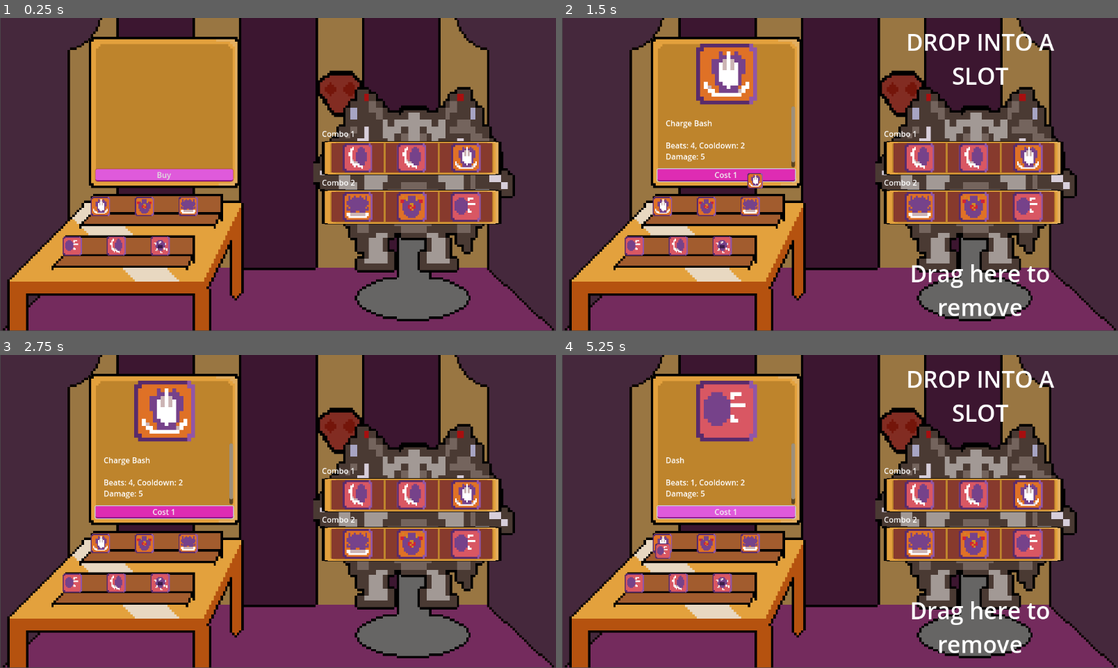
Above: before the commit, frames 1-4 (two rows, left to right).
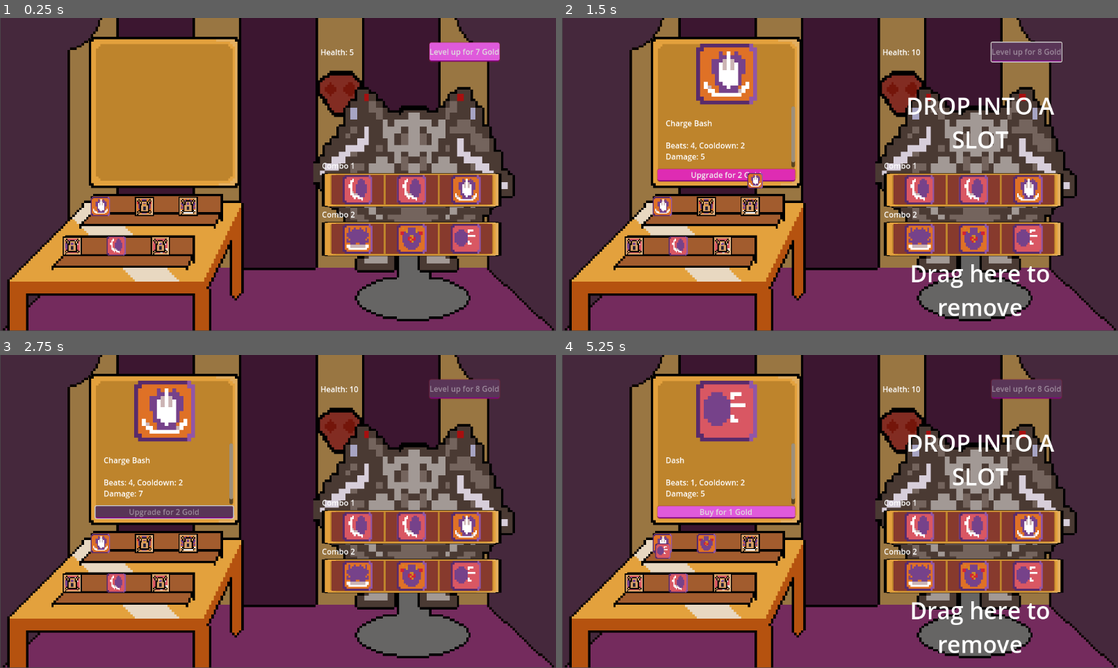
Above: after the commit, the same moments.

Repository: DevFTB/GMTK2023
Game: Godot game, scene res://level/gui/combo_screen.tscn
The game is run twice, just before and just after one commit, with the same random seed, the same clock (stepped at 60 frames per second) and the same inputs. This scene is started directly instead of the project's main scene.
Inputs (mouse positions are in pixels of both pictures, inside the frame that each line leads up to):
- Up to frame 1 (0.25 s): no input
- Up to frame 2 (1.5 s): click "Buy" (after the commit: "Level up for 7 Gold") at 0.5 s; tap Enter at 1.25 s; drag from (673, 205) to (895, 105) at 1.27 s
- Up to frame 3 (2.75 s): click (166, 511) at 2 s, where only the run before the commit has a clickable "Cost 1"
- Up to frame 4 (5.25 s): tap Space at 2.75, 5 s; drag from (717, 542) to (812, 574) at 2.77 s; click (728, 511) at 3.5 s, where only the run after the commit has a clickable "Buy for 1 Gold"; tap Enter at 4.25 s; move the mouse to (762, 542) at 4.27 s; press the mouse at (762, 542) at 4.28 s; hold D (move_right) 4.28-5 s; release the mouse at (762, 542) at 5 s; drag from (645, 583) to (673, 464) at 5.02 s

The runs differ from the first frame. In frame 1, 14% of the frame differs, in the area x 11-91%, y 7-77%; in frame 2, 14%, in the area x 11-91%, y 4-77%; in frame 3, 14%; in frame 4, 14%.

Commit message:
shop

Diff:
--- a/entities/boss/Boss.gd
+++ b/entities/boss/Boss.gd
@@ -10,10 +10,14 @@
 @export var prefix_path = "res://entities/boss/boss_name/prefixes.txt"
 @export var suffix_path = "res://entities/boss/boss_name/suffixes.txt"
 
+@export var boss_stats: BossStats
+
 var health
 var movement_dir = Vector2.ZERO
 var active_combo : Node2D
 var names
+
+
 
 func _ready():
 	health = max_health
--- /dev/null
+++ b/entities/boss/BossStats.gd
@@ -0,0 +1,47 @@
+extends Resource
+class_name BossStats
+
+signal level_changed()
+signal gold_changed()
+
+@export var level = 1
+@export var level_scaling = 1.3
+@export var base_level_gold_cost = 5.0
+@export var health_per_level = 5
+@export var starting_gold = 10:
+	set(value):
+		starting_gold = value
+		gold = starting_gold
+
+var gold = 0:
+	set(value):
+		gold = value
+		gold_changed.emit()
+
+func _init(p_level = 1, p_level_scaling = 1.3, p_base_level_gold_cost = 5.0, p_starting_gold = 1):
+	level = p_level
+	level_scaling = p_level_scaling
+	base_level_gold_cost = p_base_level_gold_cost
+	starting_gold = p_starting_gold
+
+func get_level_cost() -> int:
+	return round(pow(level_scaling, level) * base_level_gold_cost)
+
+func level_up():
+	if can_spend_gold(get_level_cost()):
+		spend_gold(get_level_cost())
+		level += 1
+		level_changed.emit()
+	pass
+
+func add_gold(amnt: int):
+	gold += amnt
+
+func can_spend_gold(amnt: int):
+	return gold >= amnt
+
+func spend_gold(amnt: int):
+	gold -= amnt
+
+func get_health():
+	return health_per_level * level
--- a/entities/boss/action/BossAction.gd
+++ b/entities/boss/action/BossAction.gd
@@ -22,10 +22,12 @@
 @export var gold_cost = 1
 @export var is_locked = true
 
+@export var max_level = 3
 @export var level = 1
 @export var level_scaling = 2
 @export var base_damage = 5
 
+@export var upgrade_scaling = 1.5
 
 func _init(p_action_name = "New Action", p_action_scene = null, p_action_icon = null, p_amount_of_beats = 1, p_amount_of_cooldown_beats = 0, p_hold_action = false):
 	action_name  = p_action_name
@@ -38,3 +40,13 @@
 
 func get_damage() -> int:
 	return base_damage + (level - 1) * level_scaling
+
+func can_upgrade() -> bool :
+	return level < max_level
+
+func get_upgrade_cost():
+	return round(pow(upgrade_scaling, level) * gold_cost)
+
+func upgrade() -> void:
+	if level < max_level:
+		level += 1
--- a/entities/boss/action/boss_action_charge_bash.tres
+++ b/entities/boss/action/boss_action_charge_bash.tres
@@ -11,6 +11,7 @@
 [resource]
 script = ExtResource("1_u55ih")
 action_name = "Charge Bash"
+action_description = ""
 action_scene = ExtResource("1_5gl47")
 action_icon = SubResource("AtlasTexture_uejse")
 amount_of_beats = 4
@@ -20,4 +21,9 @@
 sustain_animation = ""
 hit_animation = ""
 gold_cost = 1
-is_locked = true
+is_locked = false
+max_level = 3
+level = 1
+level_scaling = 2
+base_damage = 5
+upgrade_scaling = 1.5
--- a/entities/boss/action/combustion/boss_action_combustion.tres
+++ b/entities/boss/action/combustion/boss_action_combustion.tres
@@ -11,6 +11,7 @@
 [resource]
 script = ExtResource("1_n2svb")
 action_name = "Combustion"
+action_description = ""
 action_scene = ExtResource("1_i5dx0")
 action_icon = SubResource("AtlasTexture_38kle")
 amount_of_beats = 8
@@ -21,3 +22,8 @@
 hit_animation = "combustion_hit"
 gold_cost = 1
 is_locked = true
+max_level = 3
+level = 1
+level_scaling = 2
+base_damage = 5
+upgrade_scaling = 1.5
--- a/entities/boss/action/dash/boss_action_dash.tres
+++ b/entities/boss/action/dash/boss_action_dash.tres
@@ -11,6 +11,7 @@
 [resource]
 script = ExtResource("2_l5ti2")
 action_name = "Dash"
+action_description = ""
 action_scene = ExtResource("1_ih847")
 action_icon = SubResource("AtlasTexture_54mde")
 amount_of_beats = 1
@@ -21,3 +22,8 @@
 hit_animation = ""
 gold_cost = 1
 is_locked = true
+max_level = 3
+level = 1
+level_scaling = 2
+base_damage = 5
+upgrade_scaling = 1.5
--- a/entities/boss/action/roar/boss_action_roar.tres
+++ b/entities/boss/action/roar/boss_action_roar.tres
@@ -22,6 +22,8 @@
 hit_animation = ""
 gold_cost = 1
 is_locked = true
+max_level = 3
 level = 1
 level_scaling = 2
 base_damage = 5
+upgrade_scaling = 1.5
--- a/entities/boss/action/slam/boss_action_slam.tres
+++ b/entities/boss/action/slam/boss_action_slam.tres
@@ -11,6 +11,7 @@
 [resource]
 script = ExtResource("1_yttbp")
 action_name = "Slam"
+action_description = ""
 action_scene = ExtResource("1_1h8y3")
 action_icon = SubResource("AtlasTexture_oywrn")
 amount_of_beats = 4
@@ -21,3 +22,8 @@
 hit_animation = "slam_hit"
 gold_cost = 1
 is_locked = true
+max_level = 3
+level = 1
+level_scaling = 2
+base_damage = 5
+upgrade_scaling = 1.5
--- a/entities/boss/action/swipe/boss_action_swipe.tres
+++ b/entities/boss/action/swipe/boss_action_swipe.tres
@@ -11,6 +11,7 @@
 [resource]
 script = ExtResource("2_d2goo")
 action_name = "Swipe"
+action_description = ""
 action_scene = ExtResource("1_sro56")
 action_icon = SubResource("AtlasTexture_c47qb")
 amount_of_beats = 1
@@ -21,3 +22,8 @@
 hit_animation = ""
 gold_cost = 1
 is_locked = false
+max_level = 3
+level = 1
+level_scaling = 2
+base_damage = 5
+upgrade_scaling = 1.5
--- /dev/null
+++ b/entities/boss/boss_stats.tres
@@ -0,0 +1,11 @@
+[gd_resource type="Resource" script_class="BossStats" load_steps=2 format=3 uid="uid://bp42206cq1np4"]
+
+[ext_resource type="Script" path="res://entities/boss/BossStats.gd" id="1_govjl"]
+
+[resource]
+script = ExtResource("1_govjl")
+level = 1
+level_scaling = 1.3
+base_level_gold_cost = 5.0
+health_per_level = 5
+starting_gold = 10
--- /dev/null
+++ b/level/gui/ActionComboScreen.gd
@@ -0,0 +1,14 @@
+extends Control
+
+@export var boss_stats : BossStats
+
+func _on_action_detail_bought(action: BossAction):
+	boss_stats.spend_gold(action.gold_cost)
+	action.is_locked = false
+	pass # Replace with function body.
+
+
+func _on_action_detail_upgraded(action: BossAction):
+	boss_stats.spend_gold(action.get_upgrade_cost())
+	action.upgrade()
+	pass # Replace with function body.
--- a/level/gui/ActionDetailGUI.gd
+++ b/level/gui/ActionDetailGUI.gd
@@ -4,13 +4,21 @@
 
 @onready var icon_rect = $MarginContainer/VBoxContainer/Control/TextureRect
 @onready var description_label = $MarginContainer/VBoxContainer/RichTextLabel
-@onready var buy_button = $MarginContainer/VBoxContainer/Button
+@onready var buy_button = $MarginContainer/VBoxContainer/BuyButton
+@onready var upgrade_button = $MarginContainer/VBoxContainer/UpgradeButton
+
+signal bought(action: Action)
+signal upgraded(action: Action)
+
+var current_action = null
+
 func _ready():
 	for ai in action_icons:
 		ai.selected.connect(_on_action_icon_selected)
 	pass
 
 func _on_action_icon_selected(action : BossAction):
+	current_action = action
 	display_details(action)
 	pass
 
@@ -31,7 +39,26 @@
 	description_label.text = description
 
 	buy_button.visible = action.is_locked
-	buy_button.text = "Cost " + str(action.gold_cost)
+	buy_button.text = "Buy for " + str(action.gold_cost) + " Gold"
+
+	upgrade_button.visible = not action.is_locked and action.can_upgrade()
+	upgrade_button.disabled = not owner.boss_stats.can_spend_gold(action.get_upgrade_cost())
+	upgrade_button.text = "Upgrade for " + str(action.get_upgrade_cost()) + " Gold"
+
+	pass
 
 
-	pass
+func _on_buy_button_pressed():
+	bought.emit(current_action)
+	display_details(current_action)
+
+	for ai in action_icons:
+		if ai.action == current_action:
+			ai.update_gui()
+	pass # Replace with function body.
+
+
+func _on_upgrade_button_pressed():
+	upgraded.emit(current_action)
+	display_details(current_action)
+	pass # Replace with function body.
--- /dev/null
+++ b/level/gui/BossLevelGUI.gd
@@ -0,0 +1,22 @@
+extends Control
+
+@onready var health_label = $HBoxContainer/Label
+@onready var upgrade_button = $HBoxContainer/Button
+
+func _ready():
+	owner.boss_stats.level_changed.connect(update_gui)
+	owner.boss_stats.gold_changed.connect(update_gui)
+	update_gui()
+
+
+func update_gui():
+	print("updating")
+	var bs =owner.boss_stats
+	health_label.text = "Health: %s" % str(bs.get_health())
+	upgrade_button.text = "Level up for %s Gold" % str(bs.get_level_cost())
+	upgrade_button.disabled = not bs.can_spend_gold(bs.get_level_cost())
+
+
+func _on_button_pressed():
+	owner.boss_stats.level_up()
+	pass # Replace with function body.
--- a/level/gui/combo/ActionIcon.gd
+++ b/level/gui/combo/ActionIcon.gd
@@ -9,6 +9,7 @@
 
 func update_gui():
 	$TextureRect.texture = action.action_icon
+	$LockTextureRect.visible = action.is_locked
 	pass
 
 func _get_drag_data(at_position):
--- a/level/gui/combo/action_icon.tscn
+++ b/level/gui/combo/action_icon.tscn
@@ -1,6 +1,7 @@
-[gd_scene load_steps=2 format=3 uid="uid://bt6wo80lia41b"]
+[gd_scene load_steps=3 format=3 uid="uid://bt6wo80lia41b"]
 
 [ext_resource type="Script" path="res://level/gui/combo/ActionIcon.gd" id="1_qbfpl"]
+[ext_resource type="Texture2D" uid="uid://do70ipe8lnfs8" path="res://level/gui/combo/lock.png" id="2_b4xjj"]
 
 [node name="ActionIcon" type="Control" groups=["action_icon"]]
 layout_mode = 3
@@ -13,4 +14,11 @@
 offset_right = 40.0
 offset_bottom = 40.0
 
+[node name="LockTextureRect" type="TextureRect" parent="."]
+visible = false
+layout_mode = 0
+offset_right = 40.0
+offset_bottom = 40.0
+texture = ExtResource("2_b4xjj")
+
 [connection signal="gui_input" from="." to="." method="_on_gui_input"]
--- a/level/gui/combo_screen.tscn
+++ b/level/gui/combo_screen.tscn
@@ -1,8 +1,10 @@
-[gd_scene load_steps=18 format=3 uid="uid://dbmmaoubp84nk"]
+[gd_scene load_steps=21 format=3 uid="uid://dbmmaoubp84nk"]
 
 [ext_resource type="Theme" uid="uid://pjssvnja6jwk" path="res://level/gui/theme.tres" id="1_vjwwo"]
 [ext_resource type="Texture2D" uid="uid://de2pmqri8aphu" path="res://level/gui/combo/combo-gui.png" id="2_nf7cs"]
+[ext_resource type="Script" path="res://level/gui/ActionComboScreen.gd" id="2_qx7gi"]
 [ext_resource type="Script" path="res://level/gui/ActionDetailGUI.gd" id="3_iujw7"]
+[ext_resource type="Resource" uid="uid://bp42206cq1np4" path="res://entities/boss/boss_stats.tres" id="3_kghw0"]
 [ext_resource type="PackedScene" uid="uid://bt6wo80lia41b" path="res://level/gui/combo/action_icon.tscn" id="4_a2wte"]
 [ext_resource type="Resource" uid="uid://c8dyby4o78s43" path="res://entities/boss/action/boss_action_charge_bash.tres" id="5_1d81f"]
 [ext_resource type="Resource" uid="uid://da1nvew4jbd0v" path="res://entities/boss/action/combustion/boss_action_combustion.tres" id="6_rov48"]
@@ -13,6 +15,7 @@
 [ext_resource type="Script" path="res://level/gui/ComboSelectGUI.gd" id="11_d5vuo"]
 [ext_resource type="Script" path="res://level/gui/DragVisibleControl.gd" id="12_3xump"]
 [ext_resource type="PackedScene" uid="uid://bwmaqrqk5phnk" path="res://level/gui/combo/combo_action_slot.tscn" id="13_64gvp"]
+[ext_resource type="Script" path="res://level/gui/BossLevelGUI.gd" id="13_vof31"]
 [ext_resource type="Resource" uid="uid://ddhkk175dkckf" path="res://entities/boss/combo/combo_1.tres" id="14_x6njt"]
 [ext_resource type="Resource" uid="uid://by12hxe7vrgxt" path="res://entities/boss/combo/combo_2.tres" id="15_6bjcn"]
 [ext_resource type="Script" path="res://level/gui/DragBin.gd" id="16_oqdqu"]
@@ -30,6 +33,8 @@
 grow_horizontal = 2
 grow_vertical = 2
 theme = ExtResource("1_vjwwo")
+script = ExtResource("2_qx7gi")
+boss_stats = ExtResource("3_kghw0")
 
 [node name="TextureRect" type="TextureRect" parent="."]
 layout_mode = 1
@@ -112,9 +117,15 @@
 layout_mode = 2
 size_flags_vertical = 3
 
-[node name="Button" type="Button" parent="HBoxContainer/ActionSelect/VBoxContainer/Control/ActionDetail/MarginContainer/VBoxContainer"]
+[node name="BuyButton" type="Button" parent="HBoxContainer/ActionSelect/VBoxContainer/Control/ActionDetail/MarginContainer/VBoxContainer"]
+visible = false
 layout_mode = 2
 text = "Buy"
+
+[node name="UpgradeButton" type="Button" parent="HBoxContainer/ActionSelect/VBoxContainer/Control/ActionDetail/MarginContainer/VBoxContainer"]
+visible = false
+layout_mode = 2
+text = "Upgrade for Cost"
 
 [node name="Control2" type="Control" parent="HBoxContainer/ActionSelect/VBoxContainer"]
 layout_mode = 2
@@ -158,12 +169,49 @@
 layout_mode = 2
 action = ExtResource("10_s2uvw")
 
-[node name="ComboSelect" type="Control" parent="HBoxContainer"]
+[node name="VBoxContainer" type="VBoxContainer" parent="HBoxContainer"]
 layout_mode = 2
 size_flags_horizontal = 3
+
+[node name="BossLevel" type="Control" parent="HBoxContainer/VBoxContainer"]
+layout_mode = 2
+size_flags_vertical = 3
+script = ExtResource("13_vof31")
+
+[node name="HBoxContainer" type="HBoxContainer" parent="HBoxContainer/VBoxContainer/BossLevel"]
+layout_mode = 1
+anchors_preset = 14
+anchor_top = 0.5
+anchor_right = 1.0
+anchor_bottom = 0.5
+offset_left = 85.0
+offset_top = -13.0
+offset_right = -118.0
+offset_bottom = 26.0
+grow_horizontal = 2
+grow_vertical = 2
+
+[node name="Label" type="Label" parent="HBoxContainer/VBoxContainer/BossLevel/HBoxContainer"]
+layout_mode = 2
+size_flags_stretch_ratio = 2.0
+text = "Current Boss Health: 1"
+
+[node name="Control" type="Control" parent="HBoxContainer/VBoxContainer/BossLevel/HBoxContainer"]
+layout_mode = 2
+size_flags_horizontal = 3
+
+[node name="Button" type="Button" parent="HBoxContainer/VBoxContainer/BossLevel/HBoxContainer"]
+layout_mode = 2
+text = "Upgrade for 1 Gold"
+
+[node name="ComboSelect" type="Control" parent="HBoxContainer/VBoxContainer"]
+layout_mode = 2
+size_flags_horizontal = 3
+size_flags_vertical = 3
+size_flags_stretch_ratio = 4.0
 script = ExtResource("11_d5vuo")
 
-[node name="Control2" type="Control" parent="HBoxContainer/ComboSelect"]
+[node name="Control2" type="Control" parent="HBoxContainer/VBoxContainer/ComboSelect"]
 layout_mode = 1
 anchors_preset = 5
 anchor_left = 0.5
@@ -173,7 +221,7 @@
 offset_bottom = 169.0
 grow_horizontal = 2
 
-[node name="Label" type="Label" parent="HBoxContainer/ComboSelect/Control2"]
+[node name="Label" type="Label" parent="HBoxContainer/VBoxContainer/ComboSelect/Control2"]
 visible = false
 layout_mode = 1
 anchors_preset = 15
@@ -188,7 +236,7 @@
 autowrap_mode = 2
 script = ExtResource("12_3xump")
 
-[node name="Control" type="VBoxContainer" parent="HBoxContainer/ComboSelect"]
+[node name="Control" type="VBoxContainer" parent="HBoxContainer/VBoxContainer/ComboSelect"]
 layout_mode = 1
 anchors_preset = 14
 anchor_top = 0.5
@@ -201,22 +249,22 @@
 grow_horizontal = 2
 grow_vertical = 2
 
-[node name="VBoxContainer" type="VBoxContainer" parent="HBoxContainer/ComboSelect/Control"]
-layout_mode = 2
-size_flags_vertical = 3
-
-[node name="Label" type="Label" parent="HBoxContainer/ComboSelect/Control/VBoxContainer"]
+[node name="VBoxContainer" type="VBoxContainer" parent="HBoxContainer/VBoxContainer/ComboSelect/Control"]
+layout_mode = 2
+size_flags_vertical = 3
+
+[node name="Label" type="Label" parent="HBoxContainer/VBoxContainer/ComboSelect/Control/VBoxContainer"]
 layout_mode = 2
 text = "Combo 1"
 
-[node name="Control" type="PanelContainer" parent="HBoxContainer/ComboSelect/Control/VBoxContainer"]
-layout_mode = 2
-size_flags_vertical = 3
-
-[node name="Control" type="Control" parent="HBoxContainer/ComboSelect/Control/VBoxContainer/Control"]
-layout_mode = 2
-
-[node name="HBoxContainer" type="HBoxContainer" parent="HBoxContainer/ComboSelect/Control/VBoxContainer/Control/Control"]
+[node name="Control" type="PanelContainer" parent="HBoxContainer/VBoxContainer/ComboSelect/Control/VBoxContainer"]
+layout_mode = 2
+size_flags_vertical = 3
+
+[node name="Control" type="Control" parent="HBoxContainer/VBoxContainer/ComboSelect/Control/VBoxContainer/Control"]
+layout_mode = 2
+
+[node name="HBoxContainer" type="HBoxContainer" parent="HBoxContainer/VBoxContainer/ComboSelect/Control/VBoxContainer/Control/Control"]
 layout_mode = 1
 anchors_preset = 15
 anchor_right = 1.0
@@ -228,36 +276,36 @@
 grow_horizontal = 2
 grow_vertical = 2
 
-[node name="ComboActionSlot" parent="HBoxContainer/ComboSelect/Control/VBoxContainer/Control/Control/HBoxContainer" instance=ExtResource("13_64gvp")]
+[node name="ComboActionSlot" parent="HBoxContainer/VBoxContainer/ComboSelect/Control/VBoxContainer/Control/Control/HBoxContainer" instance=ExtResource("13_64gvp")]
 layout_mode = 2
 combo = ExtResource("14_x6njt")
 
-[node name="ComboActionSlot2" parent="HBoxContainer/ComboSelect/Control/VBoxContainer/Control/Control/HBoxContainer" instance=ExtResource("13_64gvp")]
+[node name="ComboActionSlot2" parent="HBoxContainer/VBoxContainer/ComboSelect/Control/VBoxContainer/Control/Control/HBoxContainer" instance=ExtResource("13_64gvp")]
 layout_mode = 2
 combo = ExtResource("14_x6njt")
 slot = 1
 
-[node name="ComboActionSlot3" parent="HBoxContainer/ComboSelect/Control/VBoxContainer/Control/Control/HBoxContainer" instance=ExtResource("13_64gvp")]
+[node name="ComboActionSlot3" parent="HBoxContainer/VBoxContainer/ComboSelect/Control/VBoxContainer/Control/Control/HBoxContainer" instance=ExtResource("13_64gvp")]
 layout_mode = 2
 combo = ExtResource("14_x6njt")
 slot = 2
 
-[node name="VBoxContainer2" type="VBoxContainer" parent="HBoxContainer/ComboSelect/Control"]
-layout_mode = 2
-size_flags_vertical = 3
-
-[node name="Label" type="Label" parent="HBoxContainer/ComboSelect/Control/VBoxContainer2"]
+[node name="VBoxContainer2" type="VBoxContainer" parent="HBoxContainer/VBoxContainer/ComboSelect/Control"]
+layout_mode = 2
+size_flags_vertical = 3
+
+[node name="Label" type="Label" parent="HBoxContainer/VBoxContainer/ComboSelect/Control/VBoxContainer2"]
 layout_mode = 2
 text = "Combo 2"
 
-[node name="Control" type="PanelContainer" parent="HBoxContainer/ComboSelect/Control/VBoxContainer2"]
-layout_mode = 2
-size_flags_vertical = 3
-
-[node name="Control" type="Control" parent="HBoxContainer/ComboSelect/Control/VBoxContainer2/Control"]
-layout_mode = 2
-
-[node name="HBoxContainer" type="HBoxContainer" parent="HBoxContainer/ComboSelect/Control/VBoxContainer2/Control/Control"]
+[node name="Control" type="PanelContainer" parent="HBoxContainer/VBoxContainer/ComboSelect/Control/VBoxContainer2"]
+layout_mode = 2
+size_flags_vertical = 3
+
+[node name="Control" type="Control" parent="HBoxContainer/VBoxContainer/ComboSelect/Control/VBoxContainer2/Control"]
+layout_mode = 2
+
+[node name="HBoxContainer" type="HBoxContainer" parent="HBoxContainer/VBoxContainer/ComboSelect/Control/VBoxContainer2/Control/Control"]
 layout_mode = 1
 anchors_preset = 15
 anchor_right = 1.0
@@ -269,21 +317,21 @@
 grow_horizontal = 2
 grow_vertical = 2
 
-[node name="ComboActionSlot" parent="HBoxContainer/ComboSelect/Control/VBoxContainer2/Control/Control/HBoxContainer" instance=ExtResource("13_64gvp")]
+[node name="ComboActionSlot" parent="HBoxContainer/VBoxContainer/ComboSelect/Control/VBoxContainer2/Control/Control/HBoxContainer" instance=ExtResource("13_64gvp")]
 layout_mode = 2
 combo = ExtResource("15_6bjcn")
 
-[node name="ComboActionSlot2" parent="HBoxContainer/ComboSelect/Control/VBoxContainer2/Control/Control/HBoxContainer" instance=ExtResource("13_64gvp")]
+[node name="ComboActionSlot2" parent="HBoxContainer/VBoxContainer/ComboSelect/Control/VBoxContainer2/Control/Control/HBoxContainer" instance=ExtResource("13_64gvp")]
 layout_mode = 2
 combo = ExtResource("15_6bjcn")
 slot = 1
 
-[node name="ComboActionSlot3" parent="HBoxContainer/ComboSelect/Control/VBoxContainer2/Control/Control/HBoxContainer" instance=ExtResource("13_64gvp")]
+[node name="ComboActionSlot3" parent="HBoxContainer/VBoxContainer/ComboSelect/Control/VBoxContainer2/Control/Control/HBoxContainer" instance=ExtResource("13_64gvp")]
 layout_mode = 2
 combo = ExtResource("15_6bjcn")
 slot = 2
 
-[node name="Control3" type="Control" parent="HBoxContainer/ComboSelect"]
+[node name="Control3" type="Control" parent="HBoxContainer/VBoxContainer/ComboSelect"]
 visible = false
 layout_mode = 1
 anchors_preset = 7
@@ -298,7 +346,7 @@
 grow_vertical = 0
 script = ExtResource("16_oqdqu")
 
-[node name="Label" type="Label" parent="HBoxContainer/ComboSelect/Control3"]
+[node name="Label" type="Label" parent="HBoxContainer/VBoxContainer/ComboSelect/Control3"]
 layout_mode = 1
 anchors_preset = 15
 anchor_right = 1.0
@@ -311,4 +359,9 @@
 vertical_alignment = 1
 autowrap_mode = 2
 
-[connection signal="binned" from="HBoxContainer/ComboSelect/Control3" to="HBoxContainer/ComboSelect" method="_on_control_3_binned"]
+[connection signal="bought" from="HBoxContainer/ActionSelect/VBoxContainer/Control/ActionDetail" to="." method="_on_action_detail_bought"]
+[connection signal="upgraded" from="HBoxContainer/ActionSelect/VBoxContainer/Control/ActionDetail" to="." method="_on_action_detail_upgraded"]
+[connection signal="pressed" from="HBoxContainer/ActionSelect/VBoxContainer/Control/ActionDetail/MarginContainer/VBoxContainer/BuyButton" to="HBoxContainer/ActionSelect/VBoxContainer/Control/ActionDetail" method="_on_buy_button_pressed"]
+[connection signal="pressed" from="HBoxContainer/ActionSelect/VBoxContainer/Control/ActionDetail/MarginContainer/VBoxContainer/UpgradeButton" to="HBoxContainer/ActionSelect/VBoxContainer/Control/ActionDetail" method="_on_upgrade_button_pressed"]
+[connection signal="pressed" from="HBoxContainer/VBoxContainer/BossLevel/HBoxContainer/Button" to="HBoxContainer/VBoxContainer/BossLevel" method="_on_button_pressed"]
+[connection signal="binned" from="HBoxContainer/VBoxContainer/ComboSelect/Control3" to="HBoxContainer/VBoxContainer/ComboSelect" method="_on_control_3_binned"]
--- a/main.tscn
+++ b/main.tscn
@@ -7,6 +7,7 @@
 [ext_resource type="Script" path="res://level/beat/BeatGUI.gd" id="4_xxwnv"]
 [ext_resource type="AudioStream" uid="uid://3yh8shsiwy0q" path="res://level/Raving Energy.mp3" id="5_8wnvk"]
 [ext_resource type="Texture2D" uid="uid://bj2c08let7yd5" path="res://level/beat/beat_ball.png" id="5_svrfq"]
+[ext_resource type="Resource" uid="uid://bp42206cq1np4" path="res://entities/boss/boss_stats.tres" id="6_yn8d0"]
 [ext_resource type="Script" path="res://entities/players/PlayerController.gd" id="9_6id7j"]
 [ext_resource type="PackedScene" uid="uid://b5rfpsbs4b8sw" path="res://entities/players/healer/healer.tscn" id="10_0bbld"]
 [ext_resource type="PackedScene" uid="uid://c8gsduht2b0tl" path="res://entities/players/archer/archer.tscn" id="11_l085o"]
@@ -195,6 +196,7 @@
 
 [node name="Boss" parent="." instance=ExtResource("3_jivh4")]
 motion_mode = 1
+boss_stats = ExtResource("6_yn8d0")
 
 [node name="PlayerController" type="Node" parent="."]
 script = ExtResource("9_6id7j")
Binary file added: level/gui/combo/lock.png
Not shown, added: level/gui/combo/lock.png.import
Not shown: 1 places in main.tscn that only renumber resources
